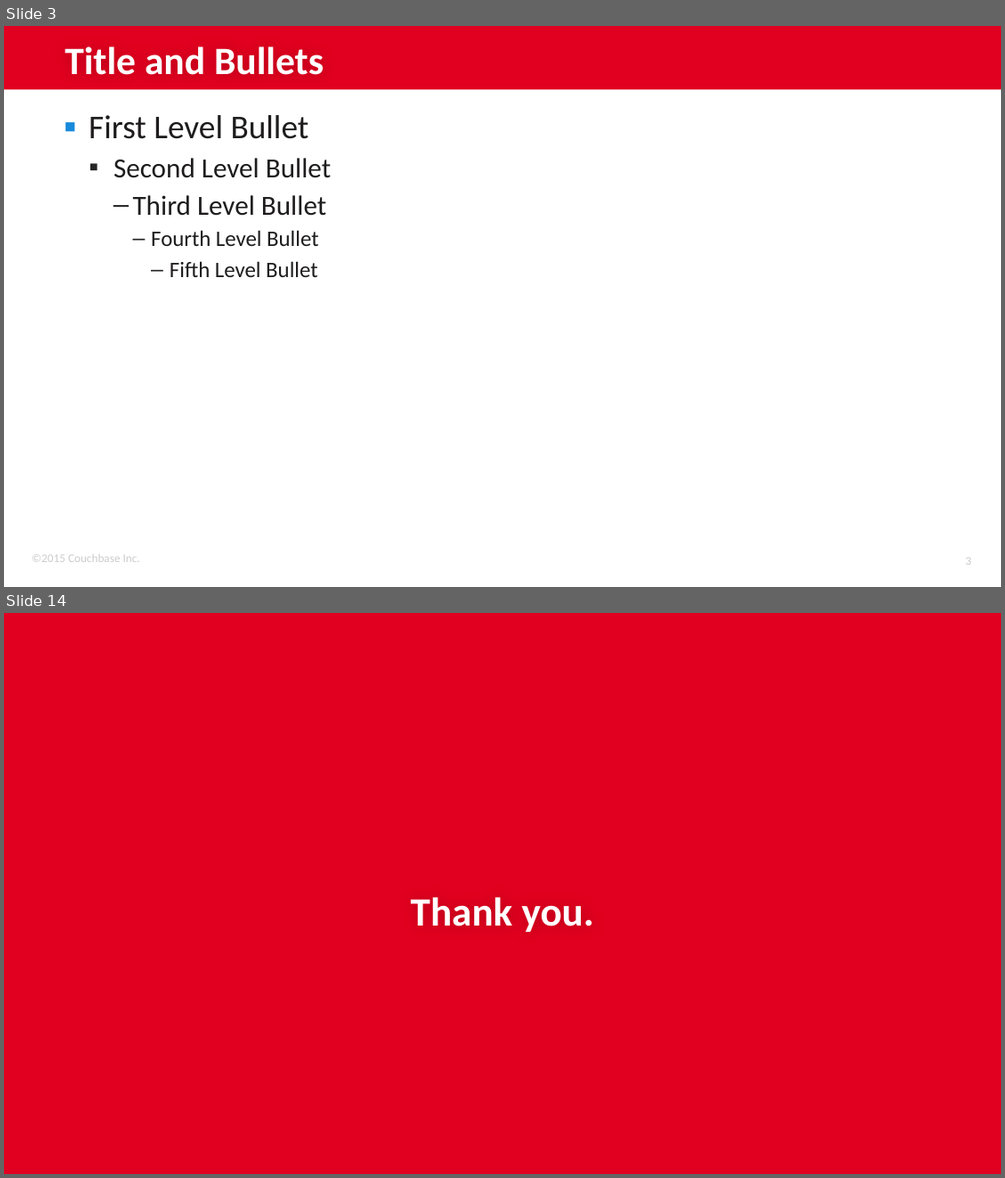
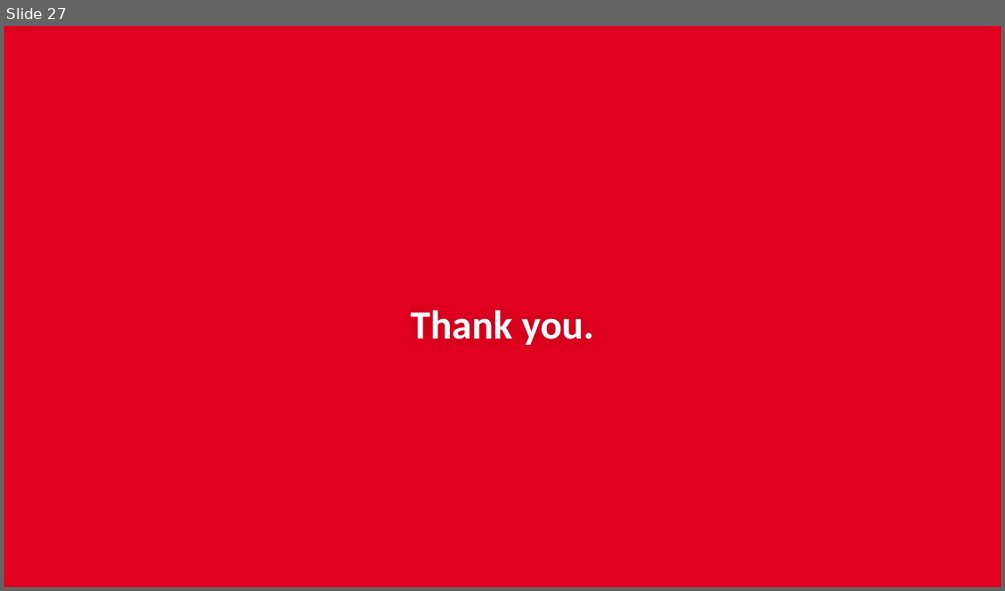
Before and after one commit to subalakr/workshop, a slide deck: server/presentations/Lec-01_Architectural_Overview.pptx. Shown one above the other, each under a label of ours: slides 3 and 14 before the commit, slide 27 after it; the slides between them are not shown. The pictures are 1005x1178 and 1005x591 pixels, drawn with LibreOffice and Linux fonts; fonts in the diff are those of the drawing; background and template pictures are left out. Boxes give left, top, right and bottom in pixels: in the first picture for what was removed or moved away, otherwise in the second. Text is boxed around its words. In the diff, an @@ line names an element or a change of style, - is before the commit and + after.

```diff
--- a/server/presentations/Lec-01_Architectural_Overview.pptx
+++ b/server/presentations/Lec-01_Architectural_Overview.pptx
@@ slide 3 removed at (4,26,1001,587), background #FFFFFF @@
@@ rectangle removed at (4,26,1001,90) @@
@@ title removed at (65,46,324,75) @@
-Title and Bullets
@@ text removed at (89,115,331,277) @@
-▪ First Level Bullet
-  ▪ Second Level Bullet
-    – Third Level Bullet
-      – Fourth Level Bullet
-        – Fifth Level Bullet
@@ text removed at (32,555,140,562) @@
-©2015 Couchbase Inc.
@@ page number removed at (965,558,971,564) @@
-3
@@ what was slide 14 is now slide 27 @@
```
Also in this commit, not shown: 26 slides added, 13 other slides removed, 2 other files.
